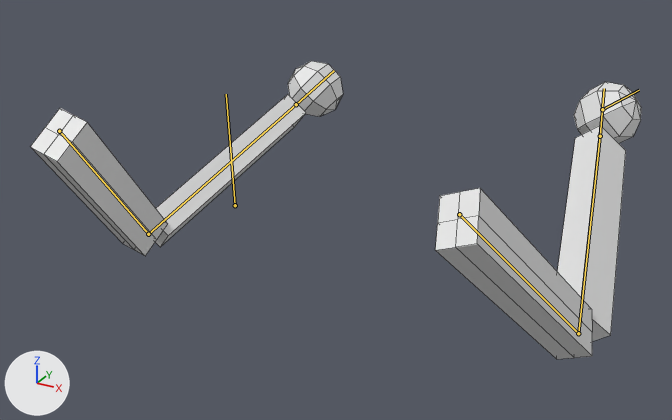
One commit to the Blender file Assets/Models/simple arms.blend: the scene before it, then after it.
Camera for both pictures: a camera (50 mm lens) standing at (0.637, -0.893, 0.426) and looking at (-0.031, 0.322, -0.181). The axes (+X, +Y, +Z) are drawn at lower left. The lights are the same throughout. Both versions are drawn at frame 1 of the action 'Idling'; the numbers are the values there. The bones that bend it are drawn over the model as lines. Mesh edges are drawn as thin lines.
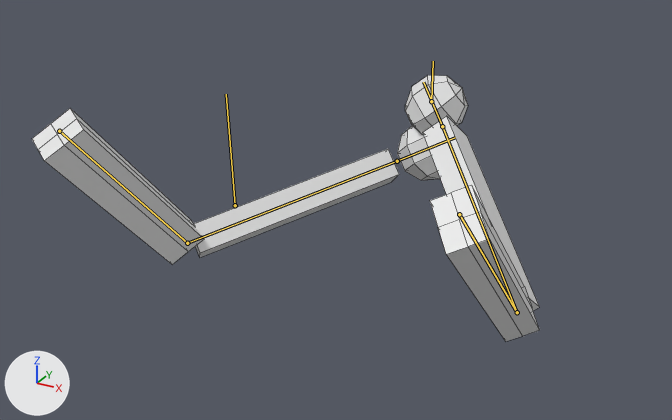
The change in detail:
Bone 'Bone' (bone_bone) turns from (-38, 1, 75) to (-45, 26, 67) degrees about its own x, y and z.
Bone 'Bone.001' (bone_bone_001) turns from (-78, 13, -25) to (-77, 16, -28) degrees about its own x, y and z.
Bone 'Bone.003' (bone_bone_003) turns from (-40, -3, -69) to (-49, -25, -66) degrees about its own x, y and z.
Bone 'Bone.004' (bone_bone_004) turns from (-75, -5, 18) to (-78, -7, 14) degrees about its own x, y and z.

Boxes (x1, y1, x2, y2) around the edits, measured in the pictures (672 x 420 px):
'Cube', posed (17% narrower, 11% shorter): before (31, 61, 641, 359); after (32, 75, 540, 341)
bone 'Bone', root to tip: before (59, 131) to (148, 234); after (59, 131) to (187, 243)
bone 'Bone.001', root to tip: before (148, 234) to (296, 104); after (187, 243) to (397, 161)
bone 'Bone.003', root to tip: before (459, 214) to (578, 333); after (459, 214) to (517, 312)
bone 'Bone.004', root to tip: before (578, 333) to (600, 136); after (517, 312) to (442, 126)
